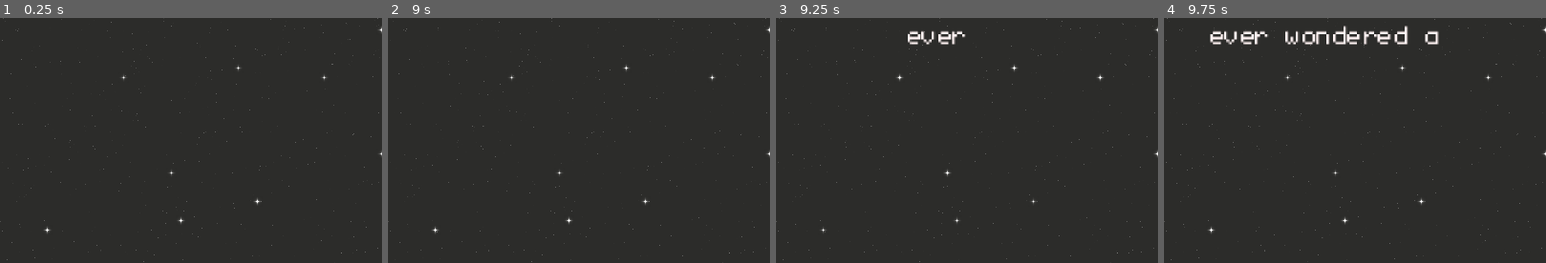
Above: before the commit, frames 1-4 (left to right).
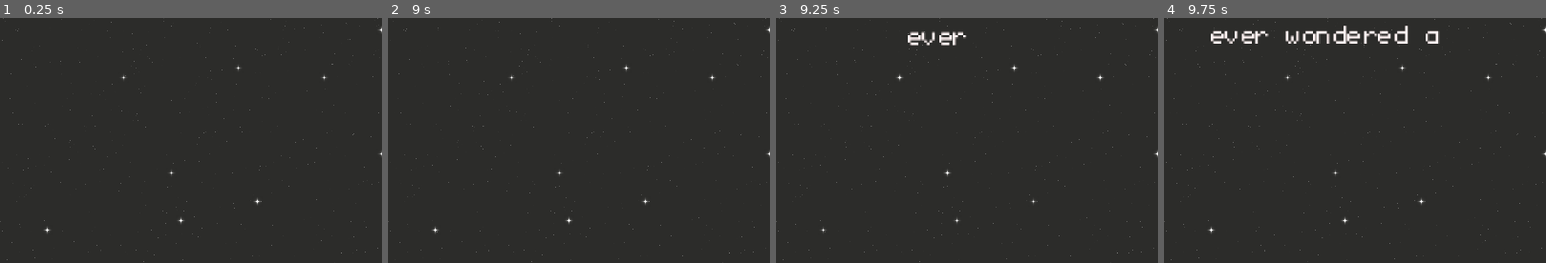
Above: after the commit, the same moments.

Repository: zzz475-idk/teen-jam
Game: Godot game, scene res://scenes/ending.tscn
Same seed, same stepped clock (60 frames per second), same inputs: the game is played once before the commit and once after it. This scene is started directly instead of the project's main scene.
Inputs:
- Up to frame 1 (0.25 s): no input
- Up to frame 2 (9 s): tap Enter at 0.5, 3.5, 5 s; hold Right (ui_right) 0.53-2.03 s; tap X (x) every 0.75 s from 0.6 to 8.85 s; tap Up (ui_up) at 0.77, 1.52, 3.02, 3.77, 4.52, 6.02, 6.77, 7.52 s; hold Left (ui_left) 2.03-2.78 s; tap Space at 2.75, 4.25, 8.75 s; hold Right (ui_right) 2.78-4.28 s; hold Left (ui_left) 4.28-5.03 s; hold Right (ui_right) 5.03-5.78 s; hold Left (ui_left) 5.78-7.28 s; hold Right (ui_right) from 7.28 s (still down)
- Up to frame 3 (9.25 s): keep holding Right (ui_right); tap Up (ui_up) at 9.02 s
- Up to frame 4 (9.75 s): release Right (ui_right) at 9.53 s; hold Left (ui_left) from 9.53 s (still down); tap X (x) at 9.6 s
The pictures show only the part of the screen within x 29-79%, y 47-97%; the shares and areas given below are measured in that part.

Frames 1-2 are identical in both runs. In frame 3, 0.5% of the frame differs, in the area x 34-50%, y 5-12%; in frame 4, 1.4%, in the area x 12-73%, y 3-11%.

Commit message:
better end label + sfx quiter

Diff:
--- a/scenes/ending.tscn
+++ b/scenes/ending.tscn
@@ -3,6 +3,7 @@
 [ext_resource type="Script" uid="uid://cksql6jakjpe7" path="res://scripts/ending.gd" id="1_2x1jc"]
 [ext_resource type="Shader" uid="uid://dgigiyaxmg3a4" path="res://shaders/ending.gdshader" id="1_mqjok"]
 [ext_resource type="FontFile" uid="uid://ba2s46rel4apw" path="res://monogram.ttf" id="3_nfmnx"]
+[ext_resource type="Shader" uid="uid://2e2xv3ygb6wm" path="res://shaders/text.gdshader" id="3_qa3ag"]
 [ext_resource type="AudioStream" uid="uid://g4hixkqdlvn0" path="res://music/ending.ogg" id="4_nfmnx"]
 
 [sub_resource type="ShaderMaterial" id="ShaderMaterial_yf5fn"]
@@ -16,6 +17,34 @@
 shader_parameter/mediumStarAmount = 0.01
 shader_parameter/bigStarAmount = 0.005
 
+[sub_resource type="ShaderMaterial" id="ShaderMaterial_xyuvl"]
+shader = ExtResource("3_qa3ag")
+shader_parameter/jitter_strength = 2.0
+shader_parameter/jitter_speed = 1.00000004424012
+shader_parameter/jitter_frequency = 2.00000009174012
+shader_parameter/separate_xy = true
+shader_parameter/time_offset = 0.0
+shader_parameter/enable_rotation = false
+shader_parameter/rotation_strength = 5.0
+shader_parameter/rotation_speed = 3.0
+shader_parameter/rotation_frequency = 4.0
+shader_parameter/enable_scaling = false
+shader_parameter/scale_strength = 0.1
+shader_parameter/scale_speed = 2.5
+shader_parameter/scale_frequency = 6.0
+shader_parameter/base_scale = 1.0
+shader_parameter/text_color = Color(1, 0.9529412, 0.9529412, 1)
+shader_parameter/use_custom_color = true
+shader_parameter/shake_intensity = 0.5
+shader_parameter/enable_pixelation = true
+shader_parameter/pixel_size = 1.0
+shader_parameter/adaptive_pixels = true
+shader_parameter/enable_outline = true
+shader_parameter/outline_color = Color(0, 0, 0, 1)
+shader_parameter/outline_thickness = 1.0
+shader_parameter/chromatic_aberration = false
+shader_parameter/aberration_strength = 1.0
+
 [sub_resource type="LabelSettings" id="LabelSettings_g4v7s"]
 font = ExtResource("3_nfmnx")
 font_size = 12
@@ -70,6 +99,18 @@
 "transitions": PackedFloat32Array(1),
 "update": 0,
 "values": [Color(1, 1, 1, 1)]
+}
+tracks/4/type = "value"
+tracks/4/imported = false
+tracks/4/enabled = true
+tracks/4/path = NodePath("Label:material:shader_parameter/text_color")
+tracks/4/interp = 1
+tracks/4/loop_wrap = true
+tracks/4/keys = {
+"times": PackedFloat32Array(0),
+"transitions": PackedFloat32Array(1),
+"update": 0,
+"values": [Color(1, 0.9529412, 0.9529412, 1)]
 }
 
 [sub_resource type="Animation" id="Animation_5amew"]
@@ -99,6 +140,18 @@
 "update": 0,
 "values": [Color(1, 0.9529412, 0.9529412, 1), Color(1, 0.9529412, 0.9529412, 1), Color(1, 0.9529412, 0.9529412, 0)]
 }
+tracks/2/type = "value"
+tracks/2/imported = false
+tracks/2/enabled = true
+tracks/2/path = NodePath("Label:material:shader_parameter/text_color")
+tracks/2/interp = 1
+tracks/2/loop_wrap = true
+tracks/2/keys = {
+"times": PackedFloat32Array(0, 1, 3),
+"transitions": PackedFloat32Array(1, 1, 1),
+"update": 0,
+"values": [Color(1, 0.9529412, 0.9529412, 1), Color(1, 0.9529412, 0.9529412, 1), Color(1, 0.9529412, 0.9529412, 0)]
+}
 
 [sub_resource type="Animation" id="Animation_t1k4y"]
 resource_name = "music in"
@@ -164,6 +217,7 @@
 color = Color(0.17254902, 0.17254902, 0.16470589, 1)
 
 [node name="Label" type="Label" parent="." unique_id=1578712431]
+material = SubResource("ShaderMaterial_xyuvl")
 anchors_preset = 8
 anchor_left = 0.5
 anchor_top = 0.5
--- a/scenes/intro.tscn
+++ b/scenes/intro.tscn
@@ -14,7 +14,7 @@
 func _ready() -> void:
 	Input.set_mouse_mode(Input.MOUSE_MODE_HIDDEN);
 	await(get_tree().create_timer(5).timeout);
-	label.text = \"guide the little one!\";
+	label.text = \"guide the little guy!\";
 	animation_player.play(\"intro\")
 	await(get_tree().create_timer(3).timeout);
 	Transition.transition(Transition.MAIN_MENU);
--- a/scenes/player.tscn
+++ b/scenes/player.tscn
@@ -331,11 +331,11 @@
 
 [node name="dead player" type="AudioStreamPlayer2D" parent="." unique_id=1332209630]
 stream = ExtResource("29_dt7fs")
-volume_db = 4.0
 max_distance = 4096.0
 
 [node name="jump player" type="AudioStreamPlayer2D" parent="." unique_id=1948112464]
 stream = ExtResource("30_wqfne")
+volume_db = -2.0
 max_distance = 1028.0
 
 [connection signal="timeout" from="jump buffer timer" to="." method="_on_jump_buffer_timer_timeout"]
